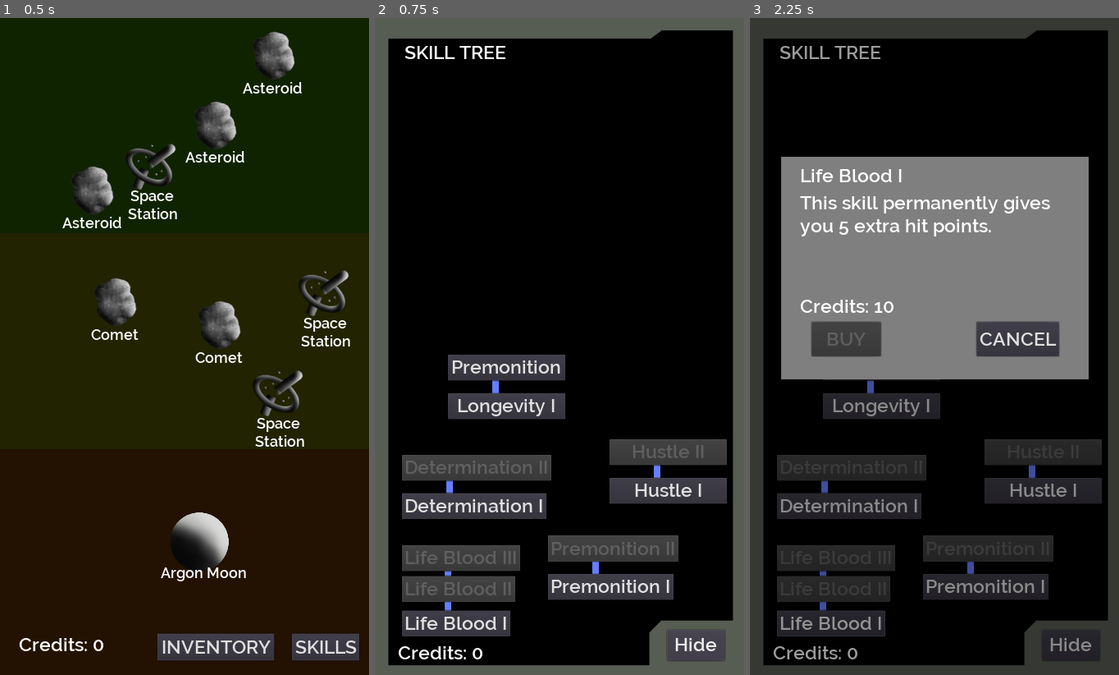
Above: before the commit, frames 1-3 (left to right).
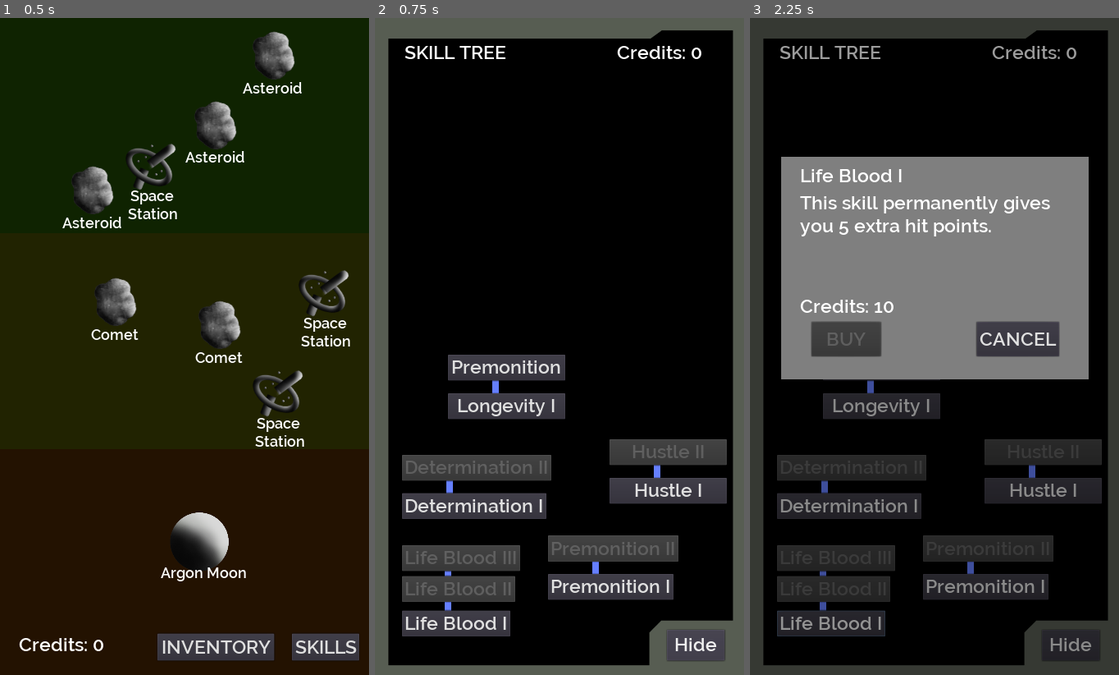
Above: after the commit, the same moments.

Repository: XavierGerD/SwipeAdventure
Game: Godot game, scene res://Scenes/GameManager/GameManager.tscn
Same seed, same stepped clock (60 frames per second), same inputs: the game is played once before the commit and once after it.
Inputs (mouse positions are in pixels of both pictures, inside the frame that each line leads up to):
- Up to frame 1 (0.5 s): no input
- Up to frame 2 (0.75 s): click "SKILLS" at 0.5 s
- Up to frame 3 (2.25 s): click (934, 228) at 1.25 s; click "Life Blood I" at 2 s

Frame 1 is identical in both runs. In frame 2, 0.4% of the frame differs, in the area x 6-89%, y 4-98%; in frame 3, 0.4%.

Commit message:
Inventory system

Diff:
--- a/Data/Cards.gd
+++ b/Data/Cards.gd
@@ -3,26 +3,47 @@
 func _onready() -> void:
 	pass
 
-onready var BasicShield = [
-	ShieldCharge,
-	ShieldCharge
-]
-
-onready var Welder = [
-	Weld,
-	Weld,
-	Weld,
-	Repair,
-	OverCharge,
-]
-
-onready var PlasmaBolter = [
-	QuickShot,
-	QuickShot,
-	QuickShot,
-	SteadySight,
-	RevUp
-]
+onready var BasicShield = {
+	'name': 'Basic Shield',
+	'imagePath':'whatever.jpg',
+	'type': 'shield',
+	'upgrades': null,
+	'equipSlot': 0,
+	'cardList': [
+		ShieldCharge,
+		ShieldCharge
+	]
+}
+
+onready var Welder = {
+	'name': 'Welder',
+	'imagePath':'whatever.jpg',
+	'type': 'weapon',
+	'upgrades': null,
+	'equipSlot': 0,
+	'cardList': [
+		Weld,
+		Weld,
+		Weld,
+		Repair,
+		OverCharge,
+	]
+}
+
+onready var PlasmaBolter = {
+	'name': 'Plasma Bolter',
+	'imagePath':'whatever.jpg',
+	'type': 'weapon',
+	'upgrades': null,
+	'equipSlot': 0,
+	'cardList': [
+		QuickShot,
+		QuickShot,
+		QuickShot,
+		SteadySight,
+		RevUp
+	]
+}
 
 onready var PlasmaRifle = [
 	IronSights,
--- a/Data/InitGame.gd
+++ b/Data/InitGame.gd
@@ -8,10 +8,12 @@
 	'maxEnergy': 3,
 	'maxCardsInHand': 3,
 	'loadout': {
-		'weapon': Cards.Welder,
+		'weapon1': null,
+		'weapon2': null,
+		'weapon3': null,
 		'shield': Cards.BasicShield
 	},
-	'inventory': [],
+	'inventory': [Cards.Welder, Cards.PlasmaBolter, Cards.BasicShield],
 	'credits': 0,
 	'stage': null,
 	'skills': {}
--- a/Scenes/Combat/Combat.gd
+++ b/Scenes/Combat/Combat.gd
@@ -55,8 +55,10 @@
 
 func InstanciateLoadout(CurrentLoadout):
 	var NewDeck = []
-	NewDeck += CurrentLoadout.weapon
-	NewDeck += CurrentLoadout.shield
+	var Items = CurrentLoadout.values()
+	for i in range(Items.size()):
+		if Items[i] != null:
+			NewDeck += Items[i].cardList
 	Deck = NewDeck
 
 func InstanciateEnemy(CurrentEnemy, i):
@@ -88,12 +90,15 @@
 	InstanciateLoadout(CurrentPlayer.loadout)
 	PrepareDeck()
 
+func GetTotalCardsToDraw():
+	return Player.maxCardsInHand if Player.maxCardsInHand <= Deck.size() else Deck.size()
+
 func PrepareDeck():
 	DrawPile = Deck.duplicate(true)
 	randomize()
 	DrawPile.shuffle()
-	for i in (Player.maxCardsInHand):
-		Hand.push_back(DrawPile[i])
+	for i in GetTotalCardsToDraw():
+		Hand.push_back(DrawPile[0])
 		DrawPile.pop_front()
 	UpdateHand()
 
@@ -233,7 +238,7 @@
 	SetGetUtils.SetPlayerEnergy(PlayerEnergyLabel, Player, Player.maxEnergy)
 	DiscardPile += Hand
 	Hand = []
-	for i in (Player.maxCardsInHand):
+	for i in GetTotalCardsToDraw():
 		if DrawPile.size() == 0:
 			MoveCardFromDiscardToDrawPile()
 		Hand.push_back(DrawPile[0])
--- /dev/null
+++ b/Scenes/Inventory/DraggableIcon.gd
@@ -0,0 +1,35 @@
+extends Control
+
+signal icon_dropped
+
+onready var ButtonWithName = get_node("ButtonWithName")
+
+var Deltas: Vector2 = Vector2(0, 0)
+var MousePosition: Vector2
+var IsDragging = false
+var Type
+var Item
+
+func InstanciateDraggableIcon(Icon):
+	ButtonWithName.set_text(Icon.name)
+	Type = Icon.type
+	Item = Icon
+
+func _input(event):
+	if IsDragging:
+		self.set_position(Vector2(event.position.x - Deltas.x, event.position.y - Deltas.y))
+		return
+	MousePosition = Vector2(event.position)
+	pass
+
+func _on_Button_button_down() -> void:
+	var CurrentButtonPosition = self.get_position()
+	Deltas = Vector2(MousePosition.x - CurrentButtonPosition.x, MousePosition.y - CurrentButtonPosition.y)
+	IsDragging = true
+	pass # Replace with function body.
+
+
+func _on_Button_button_up() -> void:
+	IsDragging = false
+	emit_signal('icon_dropped', self)
+	pass # Replace with function body.
--- /dev/null
+++ b/Scenes/Inventory/DraggableIcon.tscn
@@ -0,0 +1,22 @@
+[gd_scene load_steps=3 format=2]
+
+[ext_resource path="res://Fonts/Font1_SMALL.tres" type="DynamicFont" id=1]
+[ext_resource path="res://Scenes/Inventory/DraggableIcon.gd" type="Script" id=2]
+
+[node name="DraggableIcon" type="Control"]
+script = ExtResource( 2 )
+__meta__ = {
+"_edit_use_anchors_": false
+}
+
+[node name="ButtonWithName" type="Button" parent="."]
+margin_right = 128.0
+margin_bottom = 128.0
+custom_fonts/font = ExtResource( 1 )
+text = "GUN"
+clip_text = true
+__meta__ = {
+"_edit_use_anchors_": false
+}
+[connection signal="button_down" from="ButtonWithName" to="." method="_on_Button_button_down"]
+[connection signal="button_up" from="ButtonWithName" to="." method="_on_Button_button_up"]
--- a/Scenes/Inventory/Inventory.gd
+++ b/Scenes/Inventory/Inventory.gd
@@ -1,8 +1,95 @@
 extends Node2D
 
+onready var WeaponSlotOne = get_node("WeaponSlot1")
+onready var WeaponSlotTwo = get_node("WeaponSlot2")
+onready var WeaponSlotThree = get_node("WeaponSlot3")
+onready var InventoryBox = get_node("InventoryBox")
+onready var WeaponSlots = [WeaponSlotOne, WeaponSlotTwo, WeaponSlotThree, InventoryBox]
+
 onready var GameManager = self.get_parent()
+onready var DraggableIconNode = load('res://Scenes/Inventory/DraggableIcon.tscn')
+
+var DraggableIcons = []
+
+const ACTIVE_COLOR = '#757575'
+const DISABLED_COLOR = '#343333'
+var MousePointer
 
 func _on_HideButton_pressed() -> void:
 	self.visible = false
 	GameManager.move_child(self, 0)
 	GameManager.ShowWorldMap()
+
+func _input(event):
+	MousePointer = event.position
+
+func _ready():
+	var Inventory = GameManager.Player.inventory
+	for i in range(Inventory.size()):
+		var NewDraggableIcon = DraggableIconNode.instance()
+		DraggableIcons.push_back(NewDraggableIcon)
+		InventoryBox.add_child(NewDraggableIcon)
+		NewDraggableIcon.InstanciateDraggableIcon(Inventory[i])
+		NewDraggableIcon.connect('icon_dropped', self, 'OnIconDrop')
+
+func DetectCollisionForDrop(Slot):
+	if (MousePointer.x > Slot.get_position().x &&
+		MousePointer.x < Slot.get_position().x + Slot.rect_size.x &&
+		MousePointer.y > Slot.get_position().y &&
+		MousePointer.y < Slot.get_position().y + Slot.rect_size.y):
+		return true
+	return false
+
+func GetPositionInSlotWithOffset(Slot):
+	return Vector2(Slot.get_position().x + 8, Slot.get_position().y + 8)
+
+func GetPositionInBoxWithOffset(Index):
+	return Vector2(InventoryBox.get_position().x + 8 + Index * 128, 800)
+
+func SetPositionInsideSlot(Icon, Slot):
+	Icon.set_position(GetPositionInSlotWithOffset(Slot))
+
+func FindInterSectingBoxes(Boxes):
+	var IntersectingBox = false
+	for Box in Boxes:
+		var IsMouseIntersecting = DetectCollisionForDrop(Box)
+		if IsMouseIntersecting:
+			IntersectingBox = Box
+	return IntersectingBox
+
+func AddIconToNewParent(Icon, Parent):
+	Icon.get_parent().remove_child(Icon)
+	Parent.add_child(Icon)
+
+func GetCanIconBeDroppedInSlot(Slot, Icon):
+	return !Slot.IsDisabled && Slot.Type == Icon.Type
+
+func OnIconDrop(DraggableIcon):
+	var IntersectingBox = FindInterSectingBoxes(WeaponSlots)
+	if !IntersectingBox:
+		var CurrentParent = DraggableIcon.get_parent()
+		AddIconToNewParent(DraggableIcon, CurrentParent)
+		return
+	if IntersectingBox.Type == DraggableIcon.Type:
+		if IntersectingBox.EquippedItem != null:
+			AddIconToNewParent(IntersectingBox.get_child(0), InventoryBox)
+			AddIconToNewParent(DraggableIcon, IntersectingBox)
+			return
+		if (!GetCanIconBeDroppedInSlot(IntersectingBox, DraggableIcon)):
+			var CurrentParent = DraggableIcon.get_parent()
+			DraggableIcon.get_parent().remove_child(DraggableIcon)
+			CurrentParent.add_child(DraggableIcon)
+			return
+		IntersectingBox.EquippedItem = DraggableIcon.Item
+		AddIconToNewParent(DraggableIcon, IntersectingBox)
+		GameManager.Player.loadout[IntersectingBox.Name] = DraggableIcon.Item
+	if IntersectingBox.Type == 'inventory':
+		if WasPreviousParentSlot(DraggableIcon):
+			DraggableIcon.get_parent().EquippedItem = null
+		AddIconToNewParent(DraggableIcon, IntersectingBox)
+		IntersectingBox.move_child(DraggableIcon, IntersectingBox.get_child_count())
+	AddIconToNewParent(DraggableIcon, DraggableIcon.get_parent())
+func WasPreviousParentSlot(Icon):
+	if 'EquippedItem' in Icon.get_parent():
+		return true
+	return false
--- a/Scenes/Inventory/Inventory.tscn
+++ b/Scenes/Inventory/Inventory.tscn
@@ -1,8 +1,12 @@
-[gd_scene load_steps=4 format=2]
+[gd_scene load_steps=8 format=2]
 
 [ext_resource path="res://Sprite/SkillTreeBG.png" type="Texture" id=1]
 [ext_resource path="res://Fonts/Font1.tres" type="DynamicFont" id=2]
 [ext_resource path="res://Scenes/Inventory/Inventory.gd" type="Script" id=3]
+[ext_resource path="res://Scenes/Inventory/WeaponSlot1.gd" type="Script" id=4]
+[ext_resource path="res://Scenes/Inventory/WeaponSlot2.gd" type="Script" id=5]
+[ext_resource path="res://Scenes/Inventory/WeaponSlot3.gd" type="Script" id=6]
+[ext_resource path="res://Scenes/Inventory/InventoryBox.gd" type="Script" id=7]
 
 [node name="Inventory" type="Node2D"]
 script = ExtResource( 3 )
@@ -42,4 +46,71 @@
 __meta__ = {
 "_edit_use_anchors_": false
 }
+
+[node name="RichTextLabel2" type="RichTextLabel" parent="."]
+margin_left = 56.0
+margin_top = 184.0
+margin_right = 368.0
+margin_bottom = 240.0
+custom_fonts/normal_font = ExtResource( 2 )
+text = "Weapons"
+__meta__ = {
+"_edit_use_anchors_": false
+}
+
+[node name="WeaponSlotBackGround" type="ColorRect" parent="."]
+margin_left = 56.0
+margin_top = 240.0
+margin_right = 200.0
+margin_bottom = 384.0
+color = Color( 0.458824, 0.458824, 0.458824, 1 )
+__meta__ = {
+"_edit_use_anchors_": false
+}
+
+[node name="WeaponSlot1" type="CenterContainer" parent="."]
+margin_left = 64.0
+margin_top = 248.0
+margin_right = 200.0
+margin_bottom = 384.0
+use_top_left = true
+script = ExtResource( 4 )
+__meta__ = {
+"_edit_use_anchors_": false
+}
+
+[node name="WeaponSlot2" type="ColorRect" parent="."]
+margin_left = 216.0
+margin_top = 240.0
+margin_right = 360.0
+margin_bottom = 384.0
+color = Color( 0.203922, 0.2, 0.2, 1 )
+script = ExtResource( 5 )
+__meta__ = {
+"_edit_use_anchors_": false
+}
+
+[node name="WeaponSlot3" type="ColorRect" parent="."]
+margin_left = 376.0
+margin_top = 240.0
+margin_right = 520.0
+margin_bottom = 384.0
+color = Color( 0.203922, 0.2, 0.2, 1 )
+script = ExtResource( 6 )
+__meta__ = {
+"_edit_use_anchors_": false
+}
+
+[node name="InventoryBox" type="GridContainer" parent="."]
+margin_left = 48.0
+margin_top = 792.0
+margin_right = 728.0
+margin_bottom = 1224.0
+custom_constants/vseparation = 8
+custom_constants/hseparation = 136
+columns = 3
+script = ExtResource( 7 )
+__meta__ = {
+"_edit_use_anchors_": false
+}
 [connection signal="pressed" from="HideButton" to="." method="_on_HideButton_pressed"]
--- /dev/null
+++ b/Scenes/Inventory/InventoryBox.gd
@@ -0,0 +1,3 @@
+extends GridContainer
+
+var Type = 'inventory'
--- /dev/null
+++ b/Scenes/Inventory/WeaponSlot1.gd
@@ -0,0 +1,6 @@
+extends CenterContainer
+
+var IsDisabled = false
+var Type = 'weapon'
+var Name = 'weapon1'
+var EquippedItem = null
--- /dev/null
+++ b/Scenes/Inventory/WeaponSlot2.gd
@@ -0,0 +1,6 @@
+extends ColorRect
+
+var IsDisabled = true
+var Type = 'weapon'
+var Name = 'weapon2'
+var IsOccupied = null
--- /dev/null
+++ b/Scenes/Inventory/WeaponSlot3.gd
@@ -0,0 +1,6 @@
+extends ColorRect
+
+var IsDisabled = true
+var Type = 'weapon'
+var Name = 'weapon3'
+var IsOccupied = null
--- a/Scenes/SkillTree/SkillTree.tscn
+++ b/Scenes/SkillTree/SkillTree.tscn
@@ -205,16 +205,16 @@
 custom_fonts/normal_font = ExtResource( 1 )
 bbcode_enabled = true
 bbcode_text = "[center]SKILL TREE[/center]"
-text = "SKILLS"
+text = "SKILL TREE"
 __meta__ = {
 "_edit_use_anchors_": false
 }
 
 [node name="UserCreditsTotalLabel" type="RichTextLabel" parent="."]
-margin_left = 48.0
-margin_top = 1296.0
-margin_right = 616.0
-margin_bottom = 1344.0
+margin_left = 504.0
+margin_top = 48.0
+margin_right = 1072.0
+margin_bottom = 96.0
 custom_fonts/normal_font = ExtResource( 1 )
 text = "Credits: 200"
 scroll_active = false
